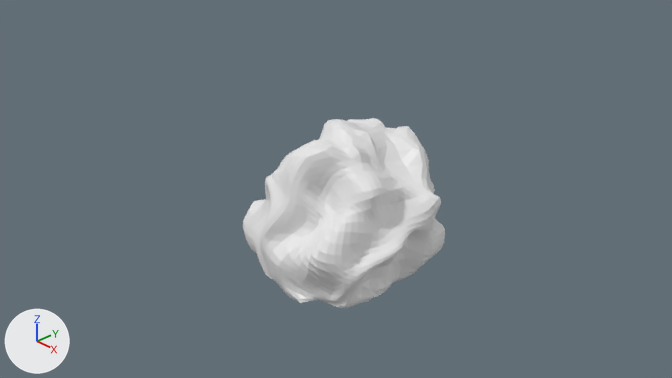
One commit to the Blender file MissionToPsycheIridium/Assets/collectables/nickel-ore-asset.blend: the scene before it, then after it.
Rendered twice from the file's camera 'Camera'. Arrows for +X, +Y and +Z are at lower left; the lights stay in place.
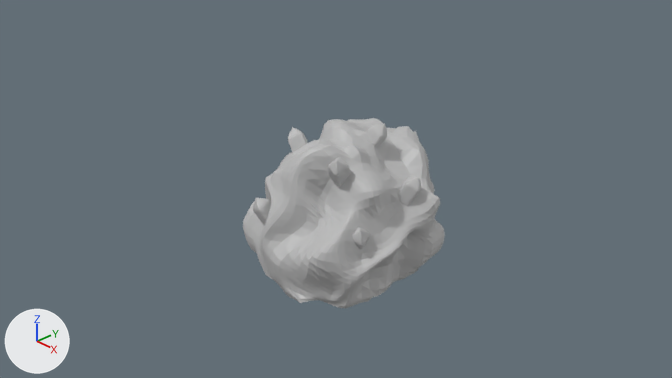
Commit message: Finished nickel-ore-asset

Where the change shows, as pixel boxes (x1, y1, x2, y2) in the pictures (672 x 378 px):
'Cube', recoloured (white to grey): (243, 118, 445, 308) in both
'Cube.002', added: after (328, 157, 351, 188)
'Cube.001', added: after (400, 177, 421, 206)
'Cube.008', added: after (367, 123, 387, 148)
'Cube.004', added: after (253, 198, 271, 225)
'Cube.005', added: after (288, 127, 308, 152)
'Cube.003', added: after (353, 227, 370, 250)

The change, as a diff of the scene's bpy script:
```diff
--- a/MissionToPsycheIridium/Assets/collectables/nickel-ore-asset.blend.py
+++ b/MissionToPsycheIridium/Assets/collectables/nickel-ore-asset.blend.py
@@ mat_material @@
 mat_material = principled_material('Material')
-mat_material.base_color = (0.8, 0.8, 0.8)  # white #e7e7e7
+mat_material.base_color = (0.5, 0.5, 0.5)  # grey #bcbcbc
@@ ob_cube_008 @@
+ob_cube_008 = bpy.data.objects.new('Cube.008', me_cube_010)  # 1696 vertices, 1694 faces; spans x -0.1..0.1, y -0.134..0.1, z -0.1..0.1; in mat_material_002 (grey #bcbcbc); modifiers BOOLEAN
+ob_cube_008.location = (0.146, 0.363, 0.385)
+ob_cube_008.rotation_euler = (4.243, -0.379, -7.536)  # degrees (243, -22, 288)
+ob_cube_008.scale = (1.0, 3.0, 1.0)
@@ ob_cube_005 @@
+ob_cube_005 = bpy.data.objects.new('Cube.005', me_cube_006)  # 658 vertices, 633 faces; spans x -0.1..0.1, y -0.134..-0.037, z -0.1..0.1; in mat_material_006 (grey #bcbcbc)
+ob_cube_005.location = (-0.318, -0.212, 0.302)
+ob_cube_005.rotation_euler = (4.243, -0.379, -5.417)  # degrees (243, -22, -310)
+ob_cube_005.scale = (1.0, 3.0, 1.0)
@@ ob_cube_004 @@
+ob_cube_004 = bpy.data.objects.new('Cube.004', me_cube_005)  # 650 vertices, 616 faces; spans x -0.1..0.1, y -0.134..-0.017, z -0.1..0.1; in mat_material_005 (grey #bcbcbc)
+ob_cube_004.location = (-0.318, -0.699, -0.407)
+ob_cube_004.rotation_euler = (4.243, -0.379, -4.69)  # degrees (243, -22, -269)
+ob_cube_004.scale = (1.0, 3.0, 1.0)
@@ ob_cube_003 @@
+ob_cube_003 = bpy.data.objects.new('Cube.003', me_cube_004)  # 1696 vertices, 1694 faces; spans x -0.1..0.1, y -0.134..0.1, z -0.1..0.1; in mat_material_004 (grey #bcbcbc); modifiers BOOLEAN
+ob_cube_003.location = (0.682, -0.299, -0.463)
+ob_cube_003.rotation_euler = (4.243, -0.379, -2.799)  # degrees (243, -22, -160)
+ob_cube_003.scale = (1.0, 3.0, 1.0)
@@ ob_cube_002 @@
+ob_cube_002 = bpy.data.objects.new('Cube.002', me_cube_003)  # 1696 vertices, 1694 faces; spans x -0.1..0.1, y -0.134..0.1, z -0.1..0.1; in mat_material_003 (grey #bcbcbc); modifiers BOOLEAN
+ob_cube_002.location = (0.344, -0.23, 0.261)
+ob_cube_002.rotation_euler = (4.243, -0.379, -3.177)  # degrees (243, -22, -182)
+ob_cube_002.scale = (1.0, 3.0, 1.0)
@@ ob_cube_001 @@
+ob_cube_001 = bpy.data.objects.new('Cube.001', me_cube_002)  # 621 vertices, 579 faces; spans x -0.1..0.1, y -0.134..-0.017, z -0.1..0.1; in mat_material_001 (grey #bcbcbc)
+ob_cube_001.location = (0.72, 0.377, -0.11)
+ob_cube_001.rotation_euler = (4.792, -0.554, -2.61)  # degrees (275, -32, -150)
+ob_cube_001.scale = (1.0, 3.0, 1.0)
```
